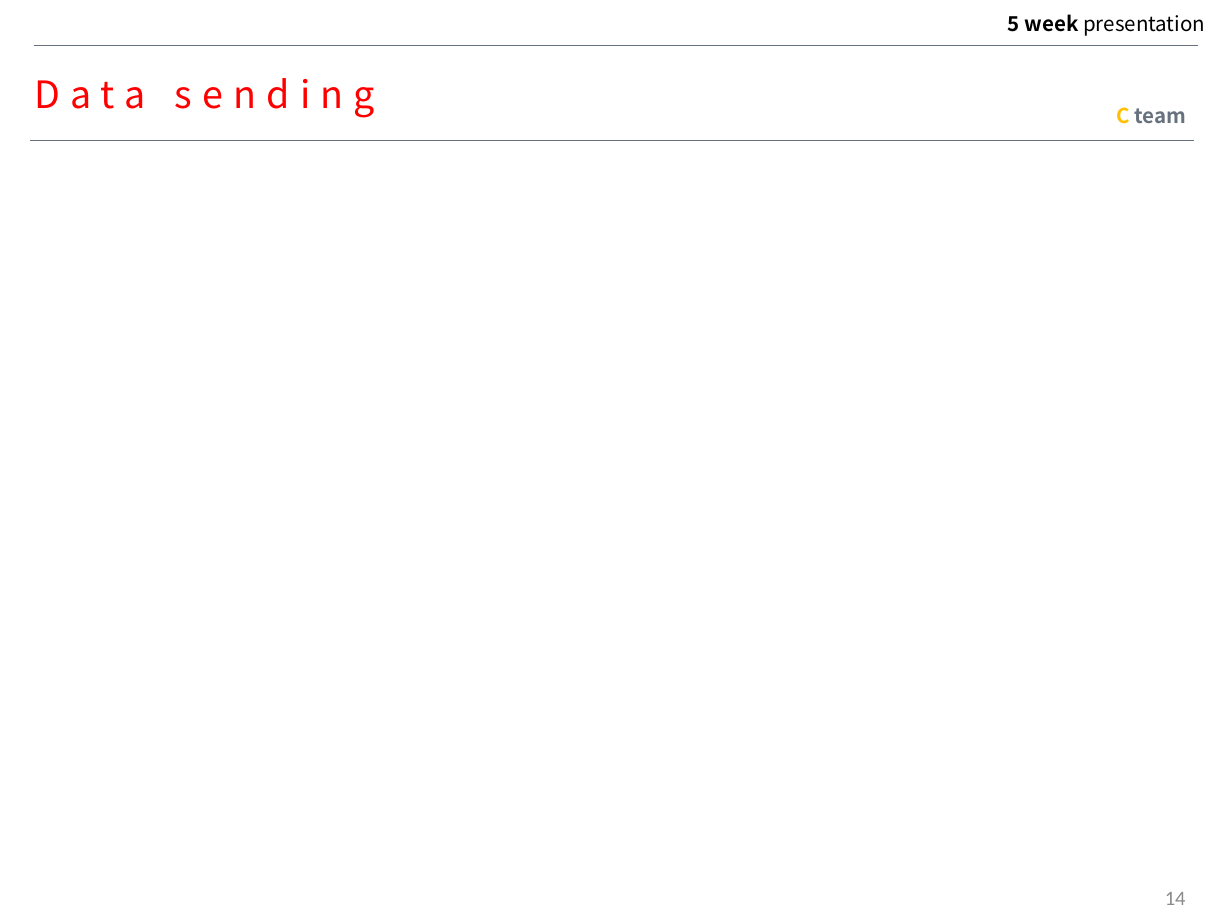
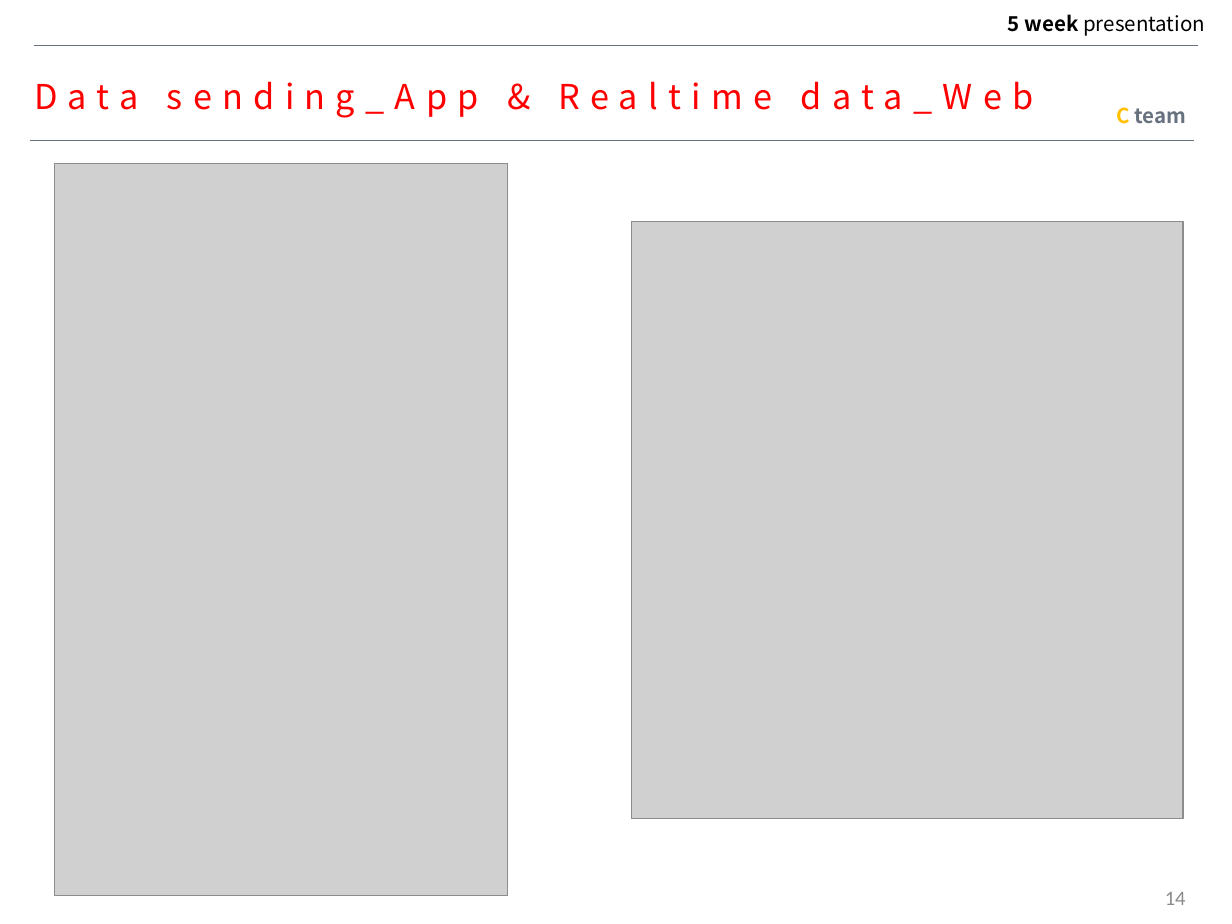
Before and after one commit to MAENGSOOHOON/summer2017IoT, a slide deck: slide 14 of 5week/PPT/5week.pptx. Drawn at 1232x924 pixels with LibreOffice and Linux fonts; fonts in the diff are those of the drawing; grey boxes stand for pictures. Boxes give left, top, right and bottom in pixels: in the first picture for what was removed or moved away, otherwise in the second. Text is boxed around its words. In the diff, an @@ line names an element or a change of style, - is before the commit and + after.

```diff
--- a/5week/PPT/5week.pptx
+++ b/5week/PPT/5week.pptx
@@ text at [34, 81, 1034, 118]: text changed; size 22 to 20 pt @@
-Data sending
+Data sending_App & Realtime data_Web
@@ picture added at [54, 164, 508, 896] @@
@@ picture added at [631, 222, 1183, 818] @@
```
Also in this commit, not shown: 4 other slides changed, 9 slides added, 1 slide removed, 4 other files.
